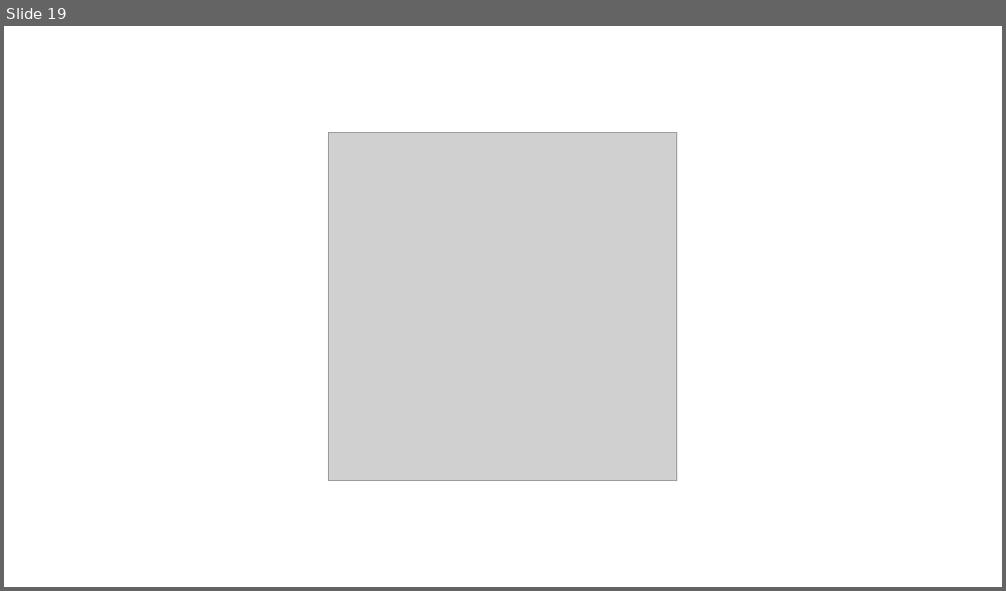
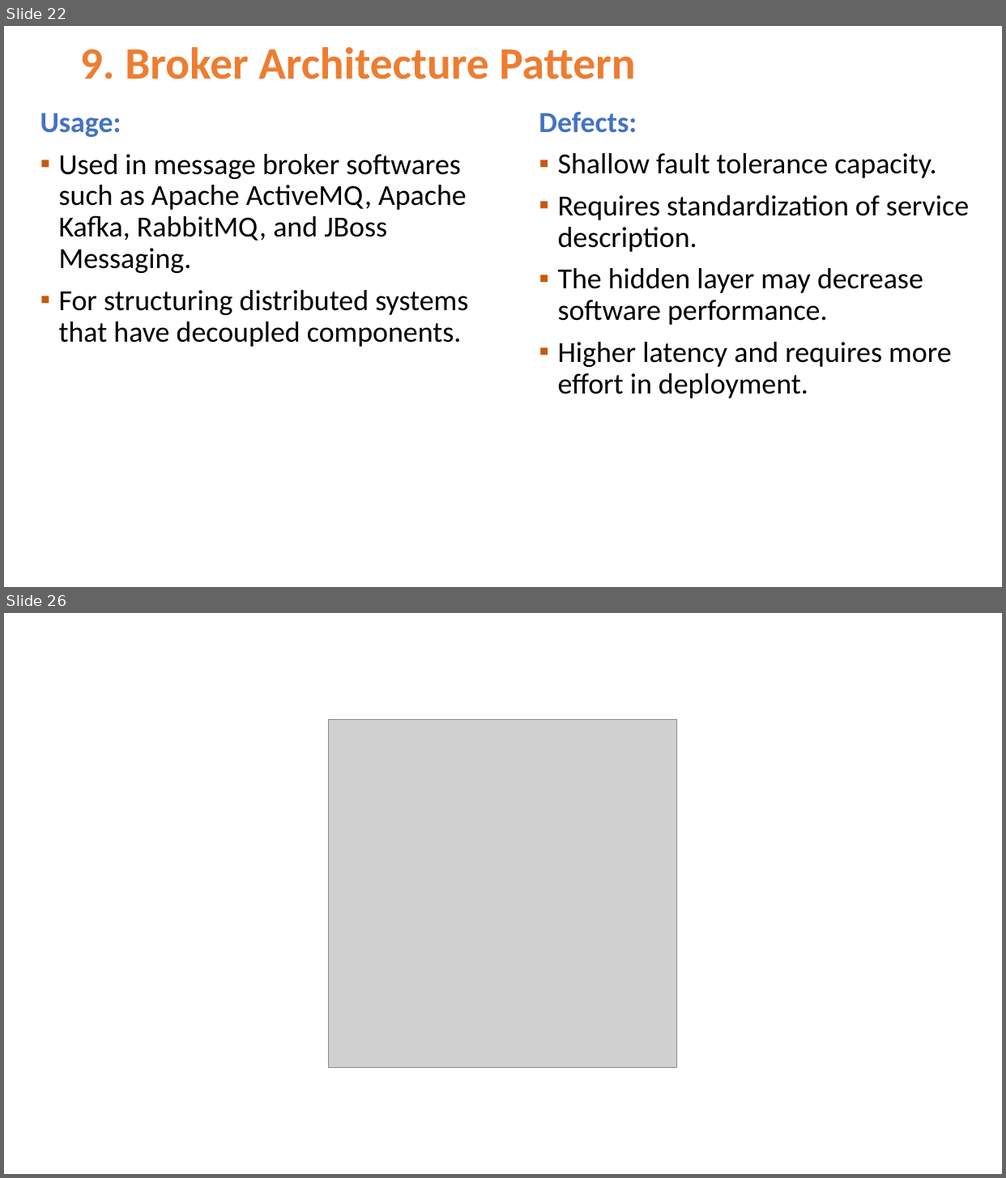
Before and after one commit to Jucer74/SoftwareArchitecture, a slide deck: Clases/04-ArchitecturalPatterns/SoftwareArchitecture-ArchitecturalPatterns.pptx. Shown one above the other, each under a label of ours: slide 19 before the commit, slides 22 and 26 after it; the slides between them are not shown. The pictures are 1006x591 and 1006x1178 pixels, drawn with LibreOffice and Linux fonts; fonts in the diff are those of the drawing; grey boxes stand for pictures; background and template pictures are left out. Boxes give left, top, right and bottom in pixels: in the first picture for what was removed or moved away, otherwise in the second. Text is boxed around its words. In the diff, an @@ line names an element or a change of style, - is before the commit and + after.

```diff
--- a/Clases/04-ArchitecturalPatterns/SoftwareArchitecture-ArchitecturalPatterns.pptx
+++ b/Clases/04-ArchitecturalPatterns/SoftwareArchitecture-ArchitecturalPatterns.pptx
@@ slide 22 added at bbox=[4, 26, 1002, 587], background #FFFFFF @@
@@ title added at bbox=[80, 47, 635, 79], 43.2 pt, text #ED7D31, bold @@
+9. Broker Architecture Pattern
@@ text added at bbox=[40, 113, 468, 347], 28 pt, text #000000 @@
+Usage:
+▪ Used in message broker softwares such as Apache ActiveMQ, Apache Kafka, RabbitMQ, and JBoss Messaging.
+▪ For structuring distributed systems that have decoupled components.
@@ text added at bbox=[539, 112, 969, 399], 28 pt, text #000000 @@
+Defects:
+▪ Shallow fault tolerance capacity.
+▪ Requires standardization of service description.
+▪ The hidden layer may decrease software performance.
+▪ Higher latency and requires more effort in deployment.
@@ what was slide 19 is now slide 26 @@
```
Also in this commit, not shown: 2 slides changed, 22 other slides added, 16 slides removed.
